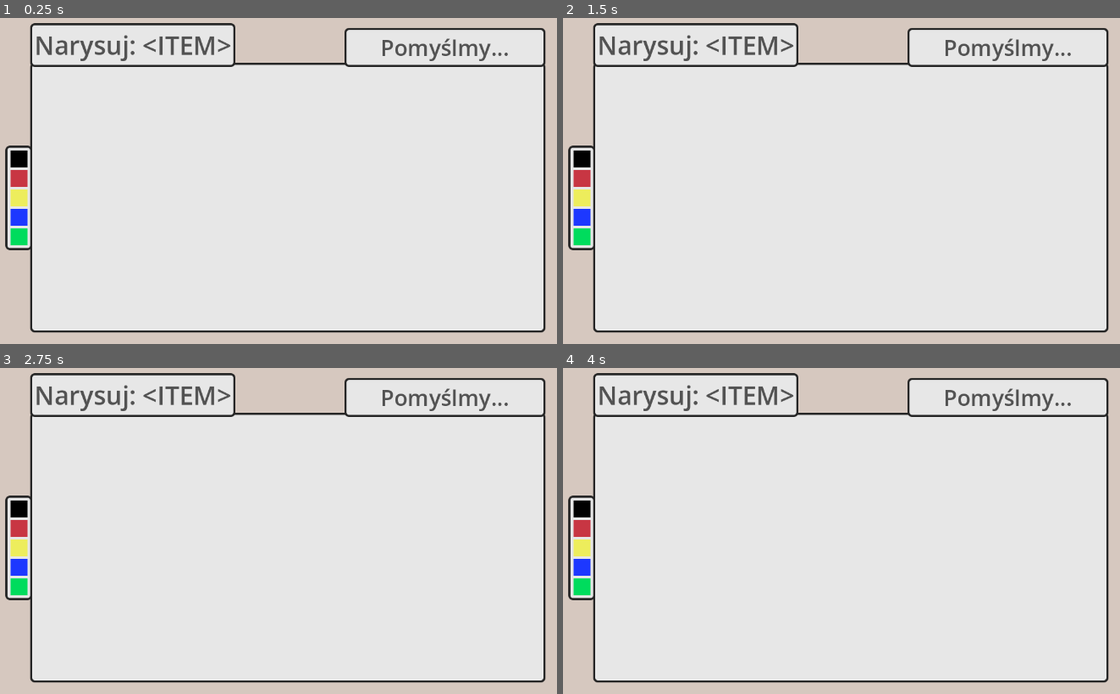
Above: before the commit, frames 1-4 (two rows, left to right).
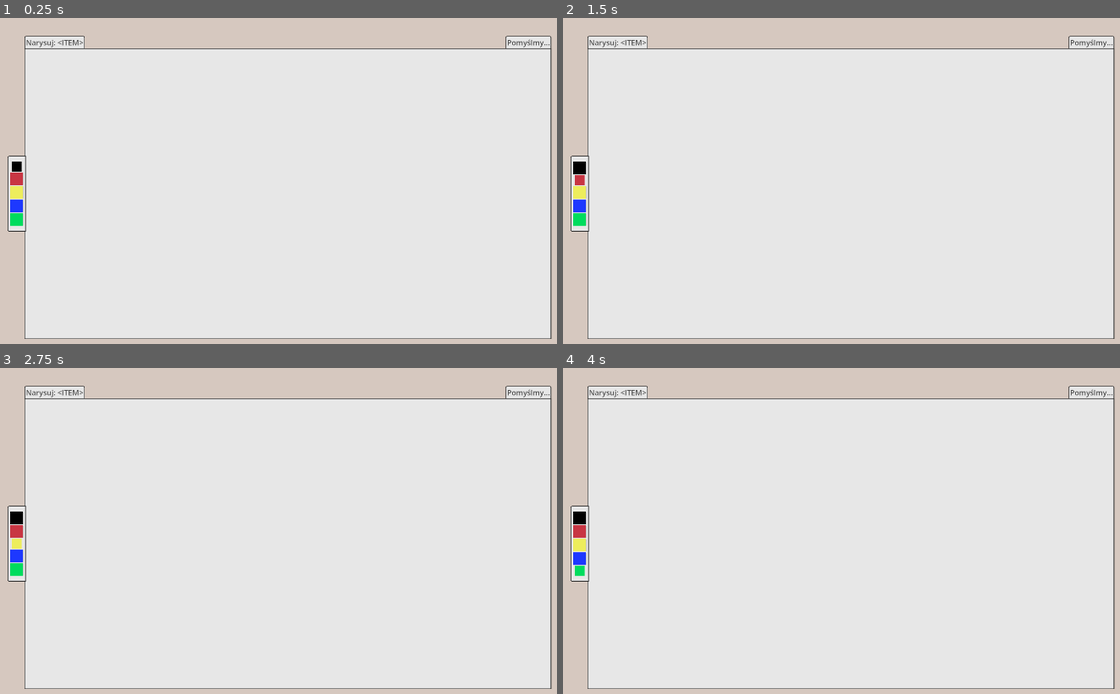
Above: after the commit, the same moments.

Repository: Dokep-Code/PTI-Doodle
Game: Godot game, scene res://assets/scenes/2d_scenes/main.tscn
Same seed, same stepped clock (60 frames per second), same inputs: the game is played once before the commit and once after it.
Inputs (mouse positions are in pixels of both pictures, inside the frame that each line leads up to; where the layout moved, square brackets give the same spot in the first picture):
- Up to frame 1 (0.25 s): no input
- Up to frame 2 (1.5 s): click (579, 167) [579, 158] at 0.5 s; click (579, 177) at 1.25 s
- Up to frame 3 (2.75 s): click (16, 540) [16, 547] at 2 s
- Up to frame 4 (4 s): click (579, 557) [579, 566] at 2.75 s; click (579, 570) [579, 586] at 3.5 s

The runs differ from the first frame. In frame 1, 13% of the frame differs, in the area x 0-100%, y 1-99%; in frame 2, 13%; in frame 3, 13%; in frame 4, 13%.
Error in both runs: Cannot call method 'get_line' on a null value. (res://assets/scripts/global.gd:8)

Commit message:
Changed resolution from standard: 1280x720 to tablet's 3840x2160

Diff:
--- a/pti-doodle/assets/resources/main_theme.tres
+++ b/pti-doodle/assets/resources/main_theme.tres
@@ -9,8 +9,6 @@
 border_color = Color(0.14622876, 0.14622879, 0.14622867, 1)
 corner_radius_top_left = 8
 corner_radius_top_right = 8
-corner_radius_bottom_right = 8
-corner_radius_bottom_left = 8
 expand_margin_left = 4.0
 expand_margin_top = 4.0
 expand_margin_right = 4.0
--- a/pti-doodle/assets/scenes/2d_scenes/main.tscn
+++ b/pti-doodle/assets/scenes/2d_scenes/main.tscn
@@ -2,6 +2,32 @@
 
 [ext_resource type="Script" uid="uid://c7omn8ud22fqo" path="res://assets/scenes/2d_scenes/main.gd" id="1_0u8ko"]
 [ext_resource type="Theme" uid="uid://cymxflgwd3kp5" path="res://assets/resources/main_theme.tres" id="2_wfs30"]
+
+[sub_resource type="StyleBoxFlat" id="StyleBoxFlat_wfs30"]
+bg_color = Color(0.90533507, 0.9053352, 0.90533507, 1)
+border_width_left = 4
+border_width_top = 4
+border_width_right = 4
+border_width_bottom = 4
+border_color = Color(0.14622876, 0.14622879, 0.14622867, 1)
+expand_margin_left = 4.0
+expand_margin_top = 4.0
+expand_margin_right = 4.0
+expand_margin_bottom = 4.0
+
+[sub_resource type="StyleBoxFlat" id="StyleBoxFlat_bt2r4"]
+bg_color = Color(0.90533507, 0.9053352, 0.90533507, 1)
+border_width_left = 4
+border_width_top = 4
+border_width_right = 4
+border_width_bottom = 4
+border_color = Color(0.14622876, 0.14622879, 0.14622867, 1)
+corner_radius_top_left = 8
+corner_radius_bottom_left = 8
+expand_margin_left = 4.0
+expand_margin_top = 4.0
+expand_margin_right = 4.0
+expand_margin_bottom = 4.0
 
 [sub_resource type="GDScript" id="GDScript_bt2r4"]
 script/source = "extends Button
@@ -12,6 +38,12 @@
 	self.button_up.connect(func():
 		Global.brush_color = color_rect.color
 	)
+
+func _process(_delta: float) -> void:
+	if Global.brush_color == color_rect.color:
+		self.custom_minimum_size = Vector2(56, 56)
+	else:
+		self.custom_minimum_size = Vector2(72, 72)
 "
 
 [sub_resource type="GDScript" id="GDScript_wfs30"]
@@ -51,31 +83,36 @@
 anchor_top = 0.5
 anchor_right = 0.5
 anchor_bottom = 0.5
-offset_left = -483.0
-offset_top = -180.0
-offset_right = 483.0
-offset_bottom = 323.0003
+offset_left = -1489.5
+offset_top = -630.0
+offset_right = 1489.5
+offset_bottom = 1014.0
 grow_horizontal = 2
 grow_vertical = 2
 theme = ExtResource("2_wfs30")
+theme_override_styles/panel = SubResource("StyleBoxFlat_wfs30")
 
 [node name="TextureRect" type="TextureRect" parent="Canvas" unique_id=460657360]
 layout_mode = 0
 offset_right = 40.0
 offset_bottom = 40.0
 
-[node name="ColorPicker" type="Panel" parent="Canvas" unique_id=1931734724]
+[node name="VBoxContainer" type="VBoxContainer" parent="Canvas" unique_id=534233337]
 layout_mode = 1
 anchors_preset = 4
 anchor_top = 0.5
 anchor_bottom = 0.5
-offset_left = -47.0
-offset_top = -95.0
-offset_right = -4.0
-offset_bottom = 95.0
-grow_vertical = 2
-
-[node name="VBoxContainer" type="VBoxContainer" parent="Canvas/ColorPicker" unique_id=1976082167]
+offset_left = -96.0
+offset_top = -210.5
+offset_bottom = 210.5
+grow_vertical = 2
+
+[node name="ColorPicker" type="Panel" parent="Canvas/VBoxContainer" unique_id=1931734724]
+custom_minimum_size = Vector2(96, 421)
+layout_mode = 2
+theme_override_styles/panel = SubResource("StyleBoxFlat_bt2r4")
+
+[node name="VBoxContainer" type="VBoxContainer" parent="Canvas/VBoxContainer/ColorPicker" unique_id=1976082167]
 layout_mode = 1
 anchors_preset = 8
 anchor_left = 0.5
@@ -90,13 +127,13 @@
 grow_vertical = 2
 theme_override_constants/separation = 5
 
-[node name="Button2" type="Button" parent="Canvas/ColorPicker/VBoxContainer" unique_id=330179327]
-custom_minimum_size = Vector2(32, 32)
-layout_mode = 2
-size_flags_horizontal = 4
-script = SubResource("GDScript_bt2r4")
-
-[node name="ColorRect" type="ColorRect" parent="Canvas/ColorPicker/VBoxContainer/Button2" unique_id=1537203137]
+[node name="Button2" type="Button" parent="Canvas/VBoxContainer/ColorPicker/VBoxContainer" unique_id=330179327]
+custom_minimum_size = Vector2(72, 72)
+layout_mode = 2
+size_flags_horizontal = 4
+script = SubResource("GDScript_bt2r4")
+
+[node name="ColorRect" type="ColorRect" parent="Canvas/VBoxContainer/ColorPicker/VBoxContainer/Button2" unique_id=1537203137]
 layout_mode = 1
 anchors_preset = 15
 anchor_right = 1.0
@@ -106,13 +143,13 @@
 mouse_filter = 2
 color = Color(0, 0, 0, 1)
 
-[node name="Button3" type="Button" parent="Canvas/ColorPicker/VBoxContainer" unique_id=1603683795]
-custom_minimum_size = Vector2(32, 32)
-layout_mode = 2
-size_flags_horizontal = 4
-script = SubResource("GDScript_bt2r4")
-
-[node name="ColorRect" type="ColorRect" parent="Canvas/ColorPicker/VBoxContainer/Button3" unique_id=379477522]
+[node name="Button3" type="Button" parent="Canvas/VBoxContainer/ColorPicker/VBoxContainer" unique_id=1603683795]
+custom_minimum_size = Vector2(72, 72)
+layout_mode = 2
+size_flags_horizontal = 4
+script = SubResource("GDScript_bt2r4")
+
+[node name="ColorRect" type="ColorRect" parent="Canvas/VBoxContainer/ColorPicker/VBoxContainer/Button3" unique_id=379477522]
 layout_mode = 1
 anchors_preset = 15
 anchor_right = 1.0
@@ -122,13 +159,13 @@
 mouse_filter = 2
 color = Color(0.784382, 0.21340358, 0.26264974, 1)
 
-[node name="Button" type="Button" parent="Canvas/ColorPicker/VBoxContainer" unique_id=1624150736]
-custom_minimum_size = Vector2(32, 32)
-layout_mode = 2
-size_flags_horizontal = 4
-script = SubResource("GDScript_bt2r4")
-
-[node name="ColorRect" type="ColorRect" parent="Canvas/ColorPicker/VBoxContainer/Button" unique_id=1614803386]
+[node name="Button" type="Button" parent="Canvas/VBoxContainer/ColorPicker/VBoxContainer" unique_id=1624150736]
+custom_minimum_size = Vector2(72, 72)
+layout_mode = 2
+size_flags_horizontal = 4
+script = SubResource("GDScript_bt2r4")
+
+[node name="ColorRect" type="ColorRect" parent="Canvas/VBoxContainer/ColorPicker/VBoxContainer/Button" unique_id=1614803386]
 layout_mode = 1
 anchors_preset = 15
 anchor_right = 1.0
@@ -138,13 +175,13 @@
 mouse_filter = 2
 color = Color(0.93, 0.93, 0.3627, 1)
 
-[node name="Button4" type="Button" parent="Canvas/ColorPicker/VBoxContainer" unique_id=1854809317]
-custom_minimum_size = Vector2(32, 32)
-layout_mode = 2
-size_flags_horizontal = 4
-script = SubResource("GDScript_bt2r4")
-
-[node name="ColorRect" type="ColorRect" parent="Canvas/ColorPicker/VBoxContainer/Button4" unique_id=1320914502]
+[node name="Button4" type="Button" parent="Canvas/VBoxContainer/ColorPicker/VBoxContainer" unique_id=1854809317]
+custom_minimum_size = Vector2(72, 72)
+layout_mode = 2
+size_flags_horizontal = 4
+script = SubResource("GDScript_bt2r4")
+
+[node name="ColorRect" type="ColorRect" parent="Canvas/VBoxContainer/ColorPicker/VBoxContainer/Button4" unique_id=1320914502]
 layout_mode = 1
 anchors_preset = 15
 anchor_right = 1.0
@@ -154,13 +191,13 @@
 mouse_filter = 2
 color = Color(0.115324534, 0.21886483, 0.99981886, 1)
 
-[node name="Button5" type="Button" parent="Canvas/ColorPicker/VBoxContainer" unique_id=994783301]
-custom_minimum_size = Vector2(32, 32)
-layout_mode = 2
-size_flags_horizontal = 4
-script = SubResource("GDScript_bt2r4")
-
-[node name="ColorRect" type="ColorRect" parent="Canvas/ColorPicker/VBoxContainer/Button5" unique_id=1677625170]
+[node name="Button5" type="Button" parent="Canvas/VBoxContainer/ColorPicker/VBoxContainer" unique_id=994783301]
+custom_minimum_size = Vector2(72, 72)
+layout_mode = 2
+size_flags_horizontal = 4
+script = SubResource("GDScript_bt2r4")
+
+[node name="ColorRect" type="ColorRect" parent="Canvas/VBoxContainer/ColorPicker/VBoxContainer/Button5" unique_id=1677625170]
 layout_mode = 1
 anchors_preset = 15
 anchor_right = 1.0
@@ -174,14 +211,16 @@
 layout_mode = 1
 anchors_preset = 10
 anchor_right = 1.0
+offset_top = -4.0
+offset_bottom = -4.0
 grow_horizontal = 2
 
 [node name="Target" type="Label" parent="Canvas/Anwser" unique_id=1990255226]
 layout_mode = 0
-offset_top = -75.0
-offset_right = 380.0
+offset_top = -66.0
+offset_right = 334.0
 theme_override_colors/font_color = Color(0.32024416, 0.32024416, 0.32024413, 1)
-theme_override_font_sizes/font_size = 48
+theme_override_font_sizes/font_size = 42
 text = "Narysuj: <ITEM>"
 horizontal_alignment = 1
 vertical_alignment = 1
@@ -191,7 +230,7 @@
 anchors_preset = 1
 anchor_left = 1.0
 anchor_right = 1.0
-offset_left = -372.0
+offset_left = -251.0
 offset_top = -66.0
 grow_horizontal = 0
 pivot_offset = Vector2(1, 1)
--- a/pti-doodle/assets/scripts/doodle_ai.gd
+++ b/pti-doodle/assets/scripts/doodle_ai.gd
@@ -19,13 +19,21 @@
 var is_awaiting_fast_response: bool = false
 var is_awaiting_deep_response: bool = false
 var certainty: Color
+var _on_cooldown: bool = false
+
 
 func _ready() -> void:
 	http_request = HTTPRequest.new()
 	add_child(http_request)
 	http_request.request_completed.connect(_on_request_completed)
 
+
 func recognize(image: Image) -> void:
+	if _on_cooldown:
+		return
+	_on_cooldown = true
+	get_tree().create_timer(0.5).timeout.connect(func(): _on_cooldown = false)
+
 	http_request.cancel_request()
 
 	fast_timer = get_tree().create_timer(0.3)
@@ -33,9 +41,9 @@
 
 	if deep_timer and deep_timer.timeout.is_connected(_send):
 		deep_timer.timeout.disconnect(_send)
-
 	deep_timer = get_tree().create_timer(3.0)
 	deep_timer.timeout.connect(_send.bind(image, true))
+
 
 func _send(image: Image, with_reasoning: bool) -> void:
 	var type_label := "deep" if with_reasoning else "fast"
@@ -90,13 +98,13 @@
 
 	current_request_type = type_label
 	http_request.cancel_request()
-
 	http_request.request(
 		"https://openrouter.ai/api/v1/chat/completions",
 		headers,
 		HTTPClient.METHOD_POST,
 		JSON.stringify(body)
 	)
+
 
 func _on_request_completed(
 	_result: int, _response_code: int,
@@ -112,14 +120,15 @@
 		certainty_changed.emit(Color("d94c4c"))
 
 	var body_str := body.get_string_from_utf8()
-
 	var json := JSON.new()
 	var err := json.parse(body_str)
+
 	if err != OK:
 		push_error("DoodleAI: JSON parse failed")
 		return
 
 	var data: Dictionary = json.data
+
 	if data.has("error"):
 		push_error("DoodleAI: API error — %s" % str(data["error"]))
 		return
--- a/pti-doodle/project.godot
+++ b/pti-doodle/project.godot
@@ -22,8 +22,8 @@
 
 [display]
 
-window/size/viewport_width=1280
-window/size/viewport_height=720
+window/size/viewport_width=3840
+window/size/viewport_height=2160
 window/stretch/mode="viewport"
 
 [file_customization]
Not shown, added: pti-doodle/export_presets.cfg
